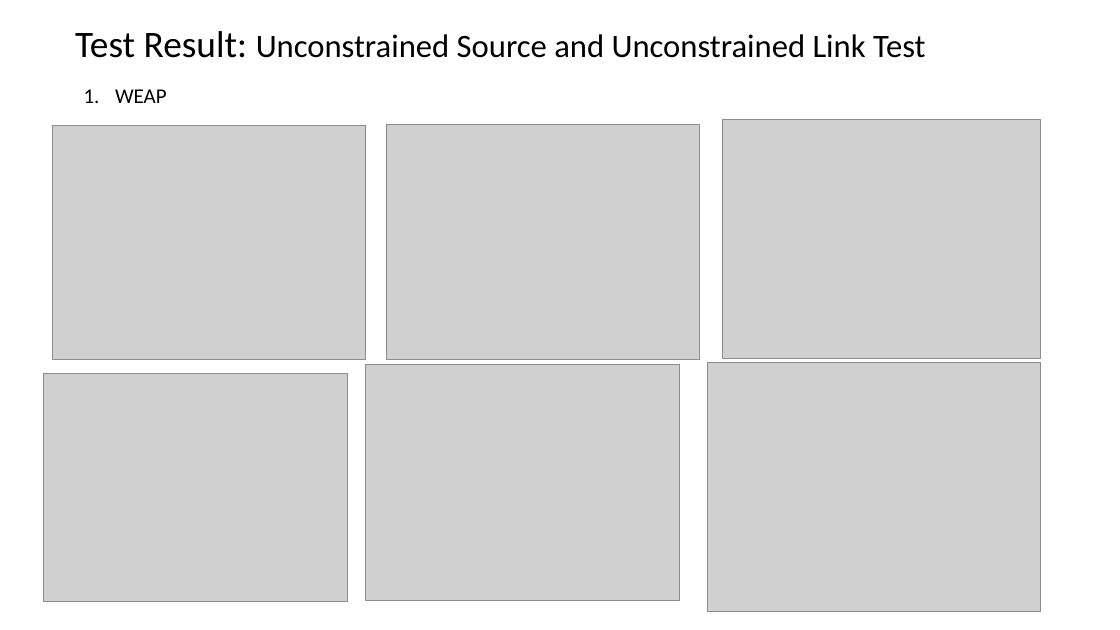
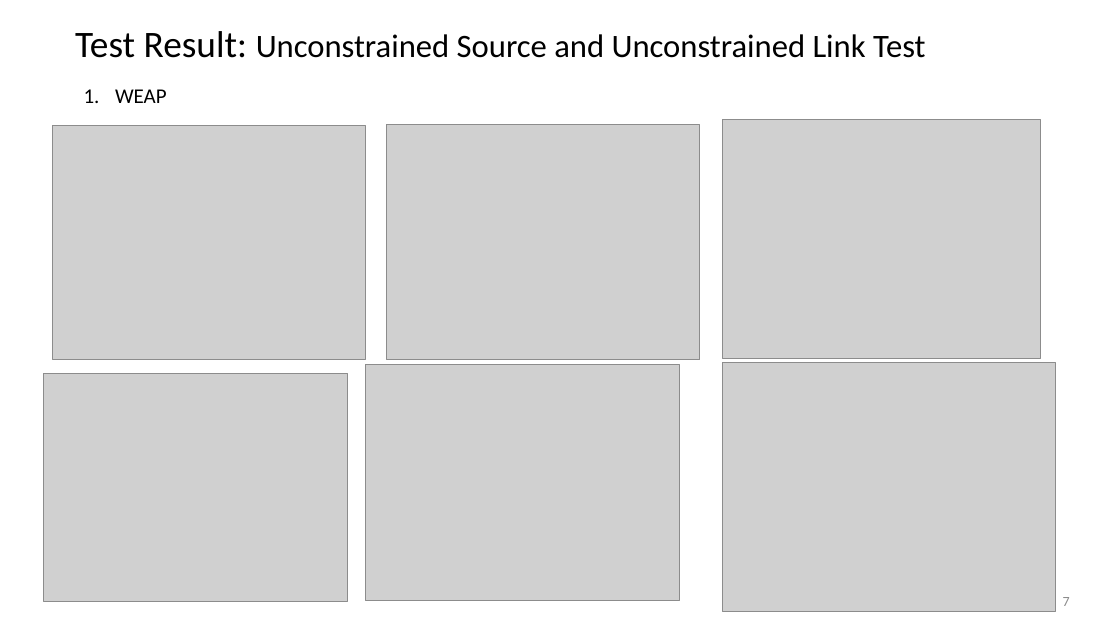
Before and after one commit to duanchi1230/backend_service_simulation_tool_Food_Energy_Water_nexus, a slide deck: slide 7 of Step_Control_Test/WEAP_LEAP_Time_Step_Control.pptx (slide 5 before the commit). Drawn at 1120x630 pixels with LibreOffice and Linux fonts; fonts in the diff are those of the drawing; grey boxes stand for pictures. Boxes give left, top, right and bottom in pixels: in the first picture for what was removed or moved away, otherwise in the second. Text is boxed around its words. In the diff, an @@ line names an element or a change of style, - is before the commit and + after.

```diff
--- a/Step_Control_Test/WEAP_LEAP_Time_Step_Control.pptx
+++ b/Step_Control_Test/WEAP_LEAP_Time_Step_Control.pptx
@@ picture: place and size @@
-picture at box(708, 362, 1041, 612)
+picture at box(723, 362, 1055, 612)
@@ page number added at box(1063, 597, 1070, 606), 12 pt, text #8C8C8C @@
+7
```
Also in this commit, not shown: 9 other slides changed, 2 slides added, 17 other files.
